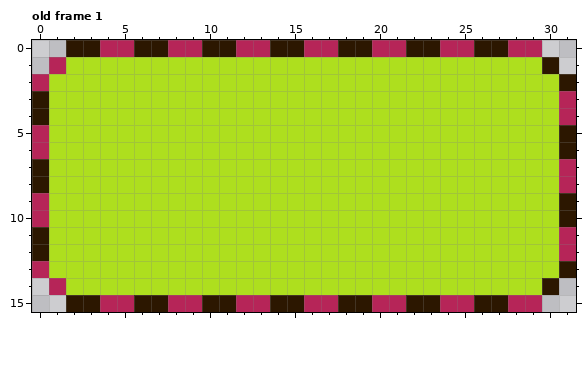
File history of a pixel-art file, MonsterMash/Assets/Sprites/UI/SelectedUIMockUp.aseprite. Above is the file before it was changed.
32x16 pixels, 4 frames. Shown: old frame 1. The commit also changed other frames, which this record leaves out.
After:
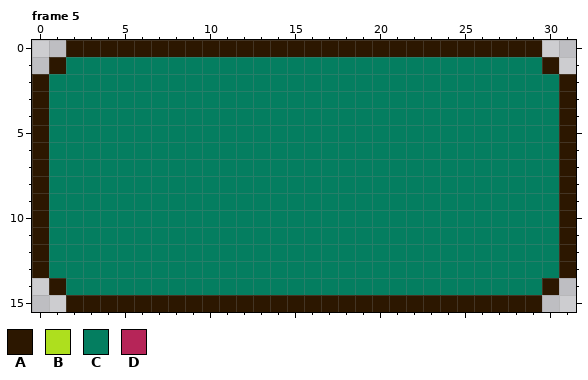
Palette (. is transparent): A #2c1700  B #aedf1e  C #047e60  D #b62558
A new or re-ordered frame is compared with the old frame closest to it.
What changed:
frames 4 -> 5
layer "Layer 3" now hidden
--- frame 5 is new; against old frame 1
@@ x 0..31 @@
- 0 ..AADDAADDAADDAADDAADDAADDAADD..
- 1 .DBBBBBBBBBBBBBBBBBBBBBBBBBBBBA.
- 2 DBBBBBBBBBBBBBBBBBBBBBBBBBBBBBBA
- 3 ABBBBBBBBBBBBBBBBBBBBBBBBBBBBBBD
- 4 ABBBBBBBBBBBBBBBBBBBBBBBBBBBBBBD
- 5 DBBBBBBBBBBBBBBBBBBBBBBBBBBBBBBA
- 6 DBBBBBBBBBBBBBBBBBBBBBBBBBBBBBBA
- 7 ABBBBBBBBBBBBBBBBBBBBBBBBBBBBBBD
- 8 ABBBBBBBBBBBBBBBBBBBBBBBBBBBBBBD
- 9 DBBBBBBBBBBBBBBBBBBBBBBBBBBBBBBA
-10 DBBBBBBBBBBBBBBBBBBBBBBBBBBBBBBA
-11 ABBBBBBBBBBBBBBBBBBBBBBBBBBBBBBD
-12 ABBBBBBBBBBBBBBBBBBBBBBBBBBBBBBD
-13 DBBBBBBBBBBBBBBBBBBBBBBBBBBBBBBA
-14 .DBBBBBBBBBBBBBBBBBBBBBBBBBBBBA.
-15 ..AADDAADDAADDAADDAADDAADDAADD..
+ 0 ..AAAAAAAAAAAAAAAAAAAAAAAAAAAA..
+ 1 .ACCCCCCCCCCCCCCCCCCCCCCCCCCCCA.
+ 2 ACCCCCCCCCCCCCCCCCCCCCCCCCCCCCCA
+ 3 ACCCCCCCCCCCCCCCCCCCCCCCCCCCCCCA
+ 4 ACCCCCCCCCCCCCCCCCCCCCCCCCCCCCCA
+ 5 ACCCCCCCCCCCCCCCCCCCCCCCCCCCCCCA
+ 6 ACCCCCCCCCCCCCCCCCCCCCCCCCCCCCCA
+ 7 ACCCCCCCCCCCCCCCCCCCCCCCCCCCCCCA
+ 8 ACCCCCCCCCCCCCCCCCCCCCCCCCCCCCCA
+ 9 ACCCCCCCCCCCCCCCCCCCCCCCCCCCCCCA
+10 ACCCCCCCCCCCCCCCCCCCCCCCCCCCCCCA
+11 ACCCCCCCCCCCCCCCCCCCCCCCCCCCCCCA
+12 ACCCCCCCCCCCCCCCCCCCCCCCCCCCCCCA
+13 ACCCCCCCCCCCCCCCCCCCCCCCCCCCCCCA
+14 .ACCCCCCCCCCCCCCCCCCCCCCCCCCCCA.
+15 ..AAAAAAAAAAAAAAAAAAAAAAAAAAAA..
Pixel boxes of the changes (left, top, right, bottom) in both pictures:
changed: (32, 40, 576, 312)
